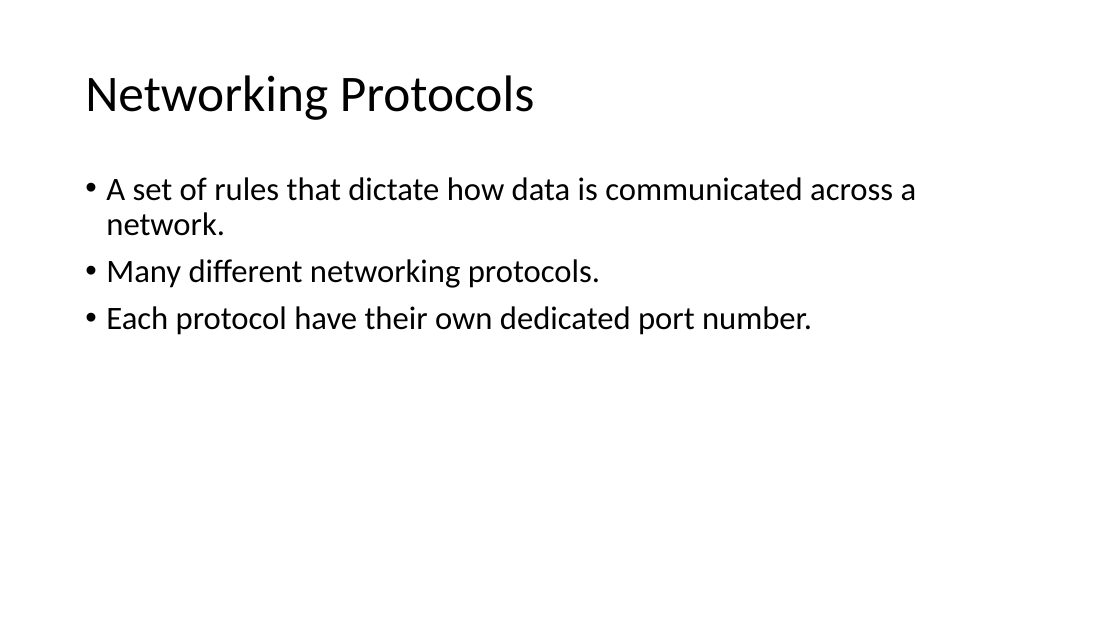
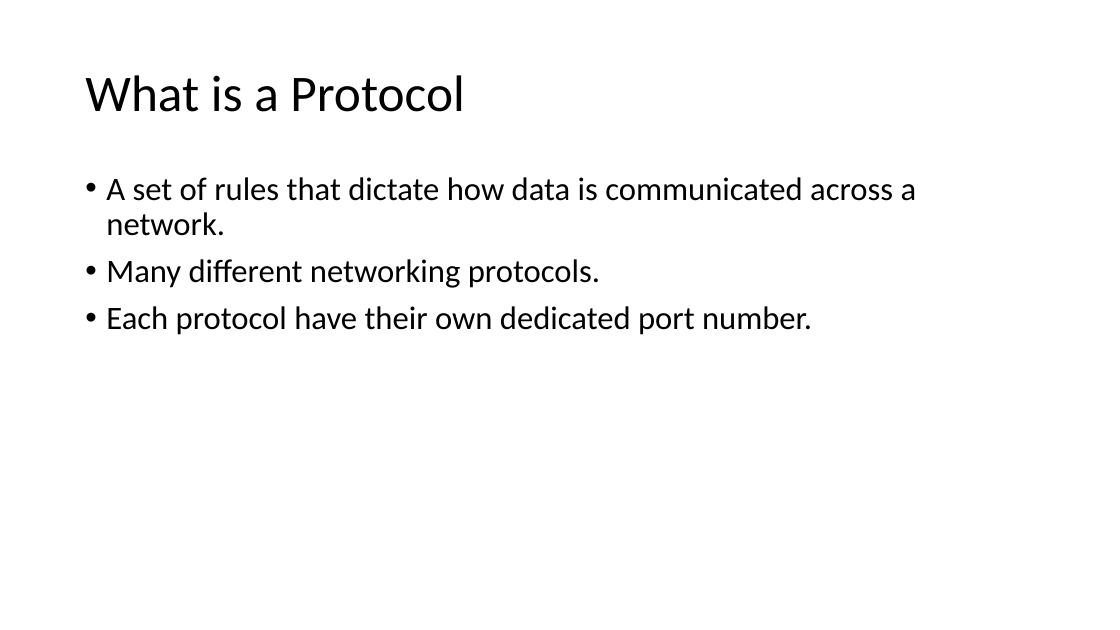
Before and after one commit to echoaj/TCS_PowerPoints, a slide deck: slide 2 of PowerPoints/Protocols.pptx. Drawn at 1120x630 pixels with LibreOffice and Linux fonts; fonts in the diff are those of the drawing. Boxes give left, top, right and bottom in pixels: in the first picture for what was removed or moved away, otherwise in the second. Text is boxed around its words. In the diff, an @@ line names an element or a change of style, - is before the commit and + after.

Commit message:
Added to protocols ppt

```diff
--- a/PowerPoints/Protocols.pptx
+++ b/PowerPoints/Protocols.pptx
@@ title at [85,75,464,112]: text changed @@
-Networking Protocols
+What is a Protocol
```
Also in this commit, not shown: 3 slides added, 3 other files.
